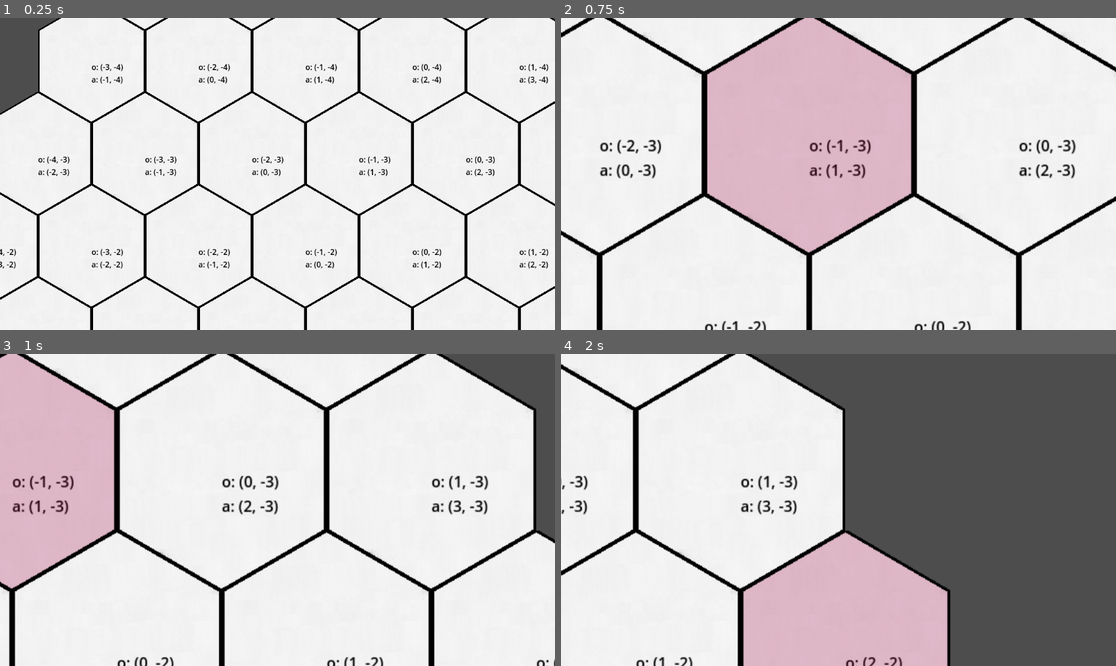
Above: before the commit, frames 1-4 (two rows, left to right).
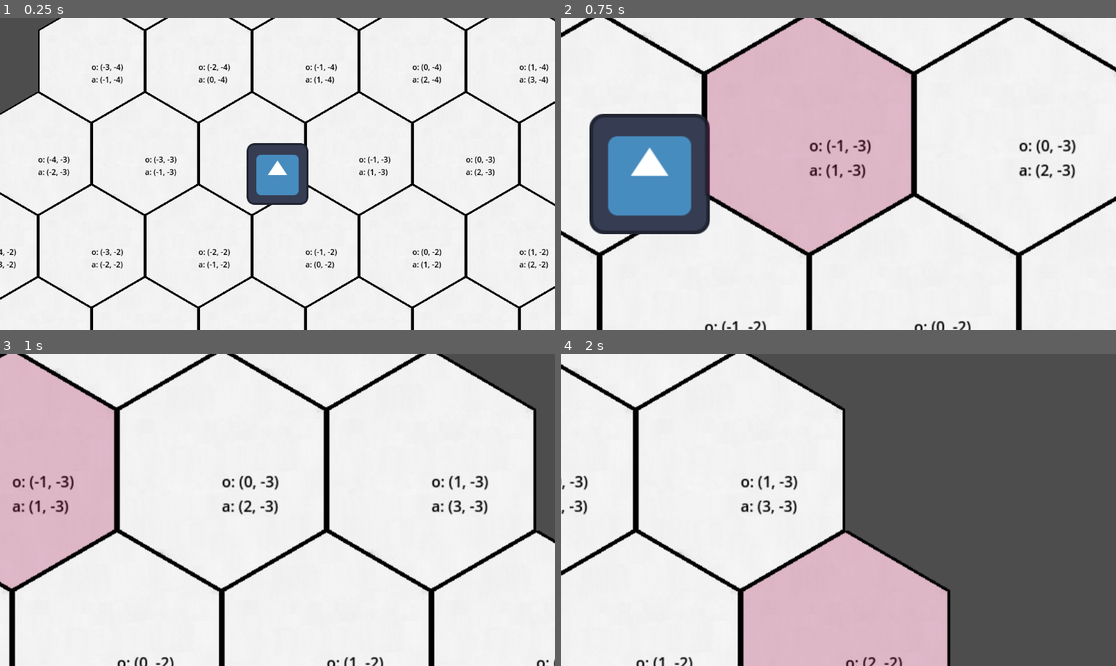
Above: after the commit, the same moments.

Repository: MHryciuk1/tactician
Game: Godot game, scene res://nodes/Tests/level_test.tscn
Two runs of this game, one before a commit and one after it. Both use one fixed random seed, a clock stepped at 60 frames per second and the inputs below. This scene is started directly instead of the project's main scene. The engine's default icon, where the game draws it, is replaced by a stand-in: a white triangle on a blue panel in a dark square.
Inputs (mouse positions are in pixels of both pictures, inside the frame that each line leads up to):
- Up to frame 1 (0.25 s): no input
- Up to frame 2 (0.75 s): tap Enter at 0.5 s; move the mouse to (960, 158) at 0.52 s; hold D (Right) from 0.53 s (still down); tap Mouse wheel up (Zoom_In) at 0.6 s; click (960, 158) at 0.67 s
- Up to frame 3 (1 s): keep holding D (Right)
- Up to frame 4 (2 s): release D (Right) at 1.25 s; drag from (727, 525) to (810, 572) at 1.27 s

The runs differ from the first frame. In frame 1, 2.1% of the frame differs, in the area x 44-56%, y 40-60%; in frame 2, 8.1%, in the area x 5-27%, y 30-70%; in frame 3, nothing differs; in frame 4, nothing differs.

Commit message:
unit test setup

Diff:
--- a/Scripts/hex_grid_test.gd
+++ b/Scripts/hex_grid_test.gd
@@ -1,6 +1,8 @@
 extends Node2D
 @onready var hex_grid = $Hex_Grid
-
+@export var archer : PackedScene
+func _ready() -> void:
+	var new_
 func _on_highlight_toggled(toggled_on: bool) -> void:
 	var x =$UI/Highlight_Container/X.value
 	var y = $UI/Highlight_Container/Y.value
--- a/Scripts/level_test.gd
+++ b/Scripts/level_test.gd
@@ -1 +1,12 @@
 extends Node2D
+
+func _ready() -> void:
+	var new_archer
+	pass
+
+func _on_hex_grid_cell_left_clicked() -> void:
+	pass # Replace with function body.
+
+
+func _on_hex_grid_cell_right_clicked() -> void:
+	pass # Replace with function body.
--- a/Scripts/unit_test.gd
+++ b/Scripts/unit_test.gd
@@ -1,5 +1,8 @@
 extends Node
 
 @onready var hex_grid = $Hex_Grid
-
-var knight_scene = preload("res://nodes/UI/Knight.tscn")
+@export var knight_scene : PackedScene
+func _ready() -> void:
+	var new_unit = knight_scene.instantiate()
+	hex_grid.set_node_location(new_unit, Vector2i(0,0))
+	add_child(new_unit)
--- a/nodes/Tests/hex_grid_test.tscn
+++ b/nodes/Tests/hex_grid_test.tscn
@@ -1,8 +1,8 @@
 [gd_scene load_steps=4 format=4 uid="uid://t837ytc17v8"]
 
-[ext_resource type="PackedScene" uid="uid://dn76l7tnyncxh" path="res://nodes/UI/hex_grid.tscn" id="1_2qsq4"]
+[ext_resource type="PackedScene" uid="uid://dn76l7tnyncxh" path="res://Nodes/UI/hex_grid.tscn" id="1_2qsq4"]
 [ext_resource type="Script" uid="uid://dol11jxwwcjdp" path="res://Scripts/hex_grid_test.gd" id="1_5g802"]
-[ext_resource type="PackedScene" uid="uid://jvxo8n2p3x3g" path="res://nodes/UI/moveable_camera.tscn" id="3_w3wsi"]
+[ext_resource type="PackedScene" uid="uid://jvxo8n2p3x3g" path="res://Nodes/UI/moveable_camera.tscn" id="3_w3wsi"]
 
 [node name="Hex_Grid_test" type="Node2D"]
 script = ExtResource("1_5g802")
--- a/nodes/Tests/level_test.tscn
+++ b/nodes/Tests/level_test.tscn
@@ -1,9 +1,10 @@
-[gd_scene load_steps=5 format=4 uid="uid://dtmb83d7ixnbf"]
+[gd_scene load_steps=6 format=4 uid="uid://dtmb83d7ixnbf"]
 
 [ext_resource type="Script" uid="uid://c5rhyur4xs6uf" path="res://Scripts/logic_manager.gd" id="1_8m837"]
 [ext_resource type="Script" uid="uid://cq6xfied52tag" path="res://Scripts/level_test.gd" id="1_45dpy"]
 [ext_resource type="PackedScene" uid="uid://dn76l7tnyncxh" path="res://Nodes/UI/hex_grid.tscn" id="2_45dpy"]
 [ext_resource type="PackedScene" uid="uid://jvxo8n2p3x3g" path="res://Nodes/UI/moveable_camera.tscn" id="3_wbwiv"]
+[ext_resource type="Texture2D" uid="uid://bpqkwmpdm6hn7" path="res://icon.svg" id="4_wbwiv"]
 
 [node name="Level_Test" type="Node2D"]
 script = ExtResource("1_45dpy")
@@ -19,8 +20,14 @@
 
 [node name="P1_Units" type="Node" parent="Units"]
 
+[node name="Test_Unit" type="Sprite2D" parent="Units/P1_Units"]
+texture = ExtResource("4_wbwiv")
+
 [node name="P2_Units" type="Node" parent="Units"]
 
 [node name="Moveable_Camera" parent="." instance=ExtResource("3_wbwiv")]
 
 [node name="UI" type="CanvasLayer" parent="."]
+
+[connection signal="cell_left_clicked" from="Hex_Grid" to="." method="_on_hex_grid_cell_left_clicked"]
+[connection signal="cell_right_clicked" from="Hex_Grid" to="." method="_on_hex_grid_cell_right_clicked"]
--- a/nodes/Tests/unit_test.tscn
+++ b/nodes/Tests/unit_test.tscn
@@ -1,10 +1,12 @@
-[gd_scene load_steps=3 format=4 uid="uid://bbhq70wuac60t"]
+[gd_scene load_steps=4 format=4 uid="uid://besdj4bfguww2"]
 
 [ext_resource type="Script" uid="uid://dvgt5e6kc74r8" path="res://Scripts/unit_test.gd" id="1_1l0ql"]
-[ext_resource type="PackedScene" uid="uid://dn76l7tnyncxh" path="res://nodes/UI/hex_grid.tscn" id="2_lxdcs"]
+[ext_resource type="PackedScene" uid="uid://dn76l7tnyncxh" path="res://Nodes/UI/hex_grid.tscn" id="2_lxdcs"]
+[ext_resource type="PackedScene" uid="uid://cqnr58lkjx7uj" path="res://Nodes/UI/Knight.tscn" id="2_m6yub"]
 
 [node name="UnitTest" type="Node2D"]
 script = ExtResource("1_1l0ql")
+knight_scene = ExtResource("2_m6yub")
 
 [node name="Hex_Grid" parent="." instance=ExtResource("2_lxdcs")]
 tile_map_data = PackedByteArray("AAABAAEAAAAAAAAAAAACAAEAAAAAAAAAAAACAAAAAAAAAAAAAAABAAAAAAAAAAAAAAAAAAEAAAAAAAAAAAABAA …(224 unchanged characters)…
--- a/nodes/UI/Knight.tscn
+++ b/nodes/UI/Knight.tscn
@@ -1,6 +1,10 @@
-[gd_scene load_steps=2 format=3 uid="uid://dcdrw6hm46hog"]
+[gd_scene load_steps=3 format=3 uid="uid://cqnr58lkjx7uj"]
 
-[ext_resource type="Script" uid="uid://bwoqqcoychgmo" path="res://Scripts/knight.gd" id="1_61ny3"]
+[ext_resource type="Script" path="res://Scripts/knight.gd" id="1_61ny3"]
+[ext_resource type="Texture2D" uid="uid://bpqkwmpdm6hn7" path="res://icon.svg" id="2_gfx4r"]
 
 [node name="Knight" type="Node2D"]
 script = ExtResource("1_61ny3")
+
+[node name="Sprite2D" type="Sprite2D" parent="."]
+texture = ExtResource("2_gfx4r")
